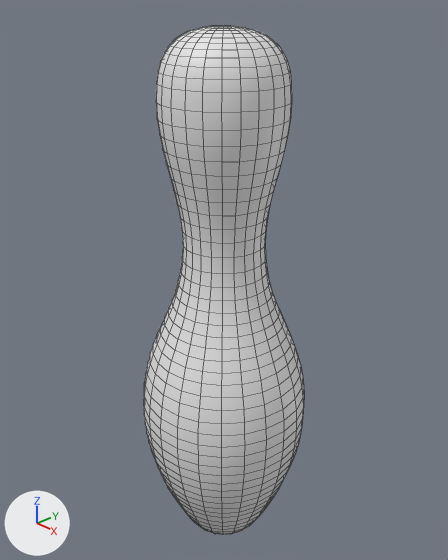
A saved change to the Blender file Pin.blend.
The view is the same before and after, from a camera (50 mm lens) standing at (0.278, -0.262, 0.4) and looking at (-0.008, 0.008, 0.215). The lights are fixed; the arrows at lower left show +X, +Y and +Z. Mesh edges are drawn as thin lines.

The scene before the commit, as lines of its bpy script (objects in view):
```python
me_beziercurve = bpy.data.meshes.new('BezierCurve')
me_beziercurve.from_pydata(...)  # 1418 vertices, 1440 faces; spans x -0.06..0.06, y -0.06..0.06, z 0.0..0.38
me_beziercurve.polygons.foreach_set('use_smooth', [True] * 1440)
ob_bowling_pin = bpy.data.objects.new('Bowling Pin', me_beziercurve)
ob_bowling_pin.location = (0.0, 0.0, 0.0)
```
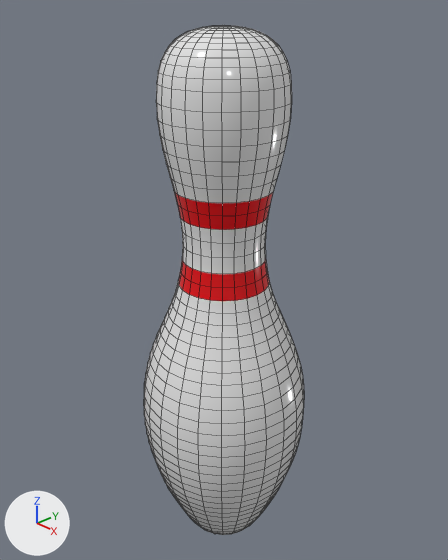
Commit message: Added red stripes to my bowling pin

Changed parts and their boxes (x1, y1, x2, y2) in the pictures (448 x 560 px):
part 1 of me_beziercurve, recoloured (white to red): (174, 191, 273, 301) in both

Patch to the scene script:
```diff
--- a/Pin.blend.py
+++ b/Pin.blend.py
@@ mat_pin @@
+mat_pin = principled_material('Pin')
+mat_pin.base_color = (0.8, 0.8, 0.8)  # white #e7e7e7
+mat_pin.roughness = 0.15
@@ mat_pin_stripe @@
+mat_pin_stripe = principled_material('Pin Stripe')
+mat_pin_stripe.base_color = (0.8, 0.0, 0.00424)  # red #e7000e
+mat_pin_stripe.roughness = 0.15
@@ me_beziercurve @@
 me_beziercurve.from_pydata(...)  # 1418 vertices, 1440 faces; spans x -0.06..0.06, y -0.06..0.06, z 0.0..0.38
 # used by ob_bowling_pin; location = (0.0, 0.0, 0.0)
+# me_beziercurve part 1: 96 of the faces centred in x -0.03..0.03, y -0.031..0.03, z 0.224..0.281 switch from no material to mat_pin_stripe (red #e7000e)
+me_beziercurve.materials.append(mat_pin)  # white #e7e7e7
```
